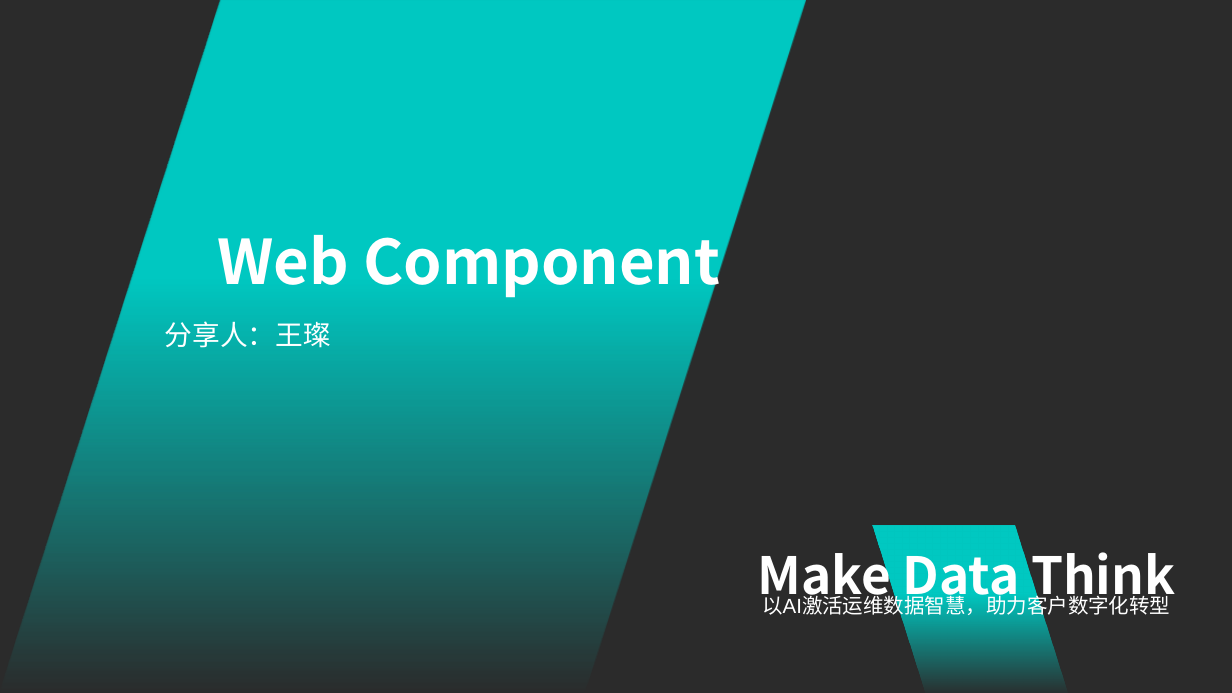
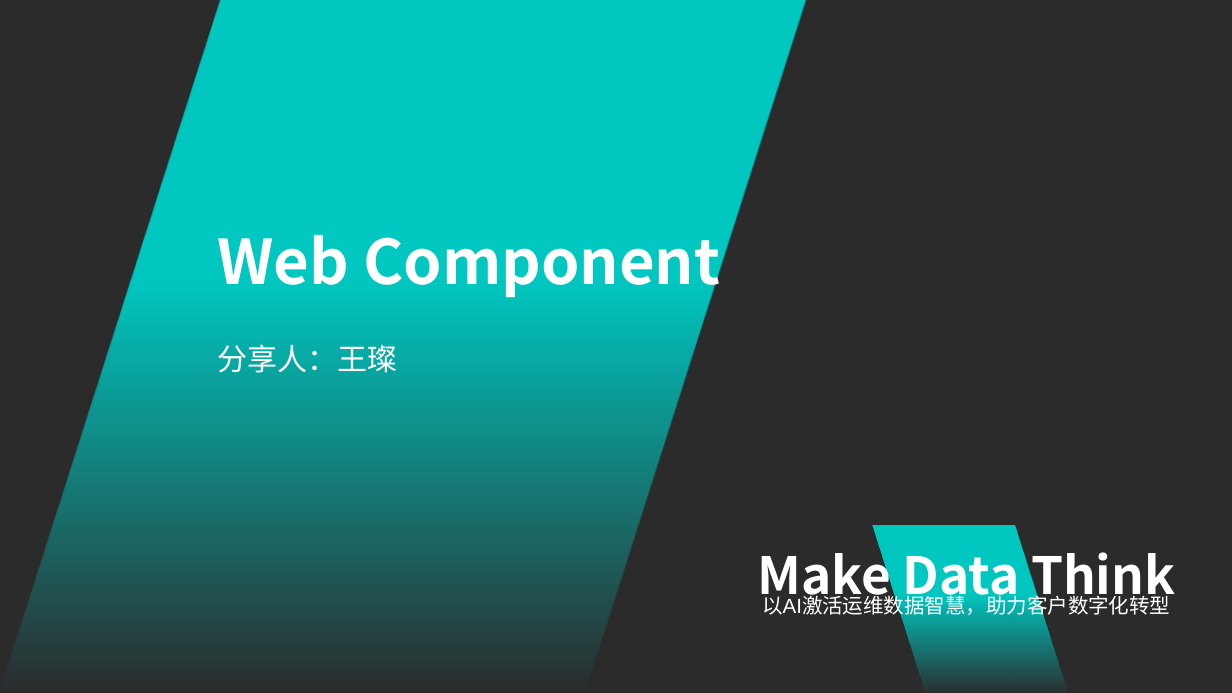
Before and after one commit to MusicTen/slidev-demo, a slide deck: slide 1 of web-component-王璨-2021年1月28日.pptx. Drawn at 1232x693 pixels with LibreOffice and Linux fonts; fonts in the diff are those of the drawing; background and template pictures are left out; a plain dark background stands for a picture behind light text. Boxes give left, top, right and bottom in pixels: in the first picture for what was removed or moved away, otherwise in the second. Text is boxed around its words. In the diff, an @@ line names an element or a change of style, - is before the commit and + after.

```diff
--- a/web-component-王璨-2021年1月28日.pptx
+++ b/web-component-王璨-2021年1月28日.pptx
@@ subtitle "分享人：王璨": place and size @@
-subtitle "分享人：王璨" at box(165, 321, 331, 348)
+subtitle "分享人：王璨" at box(217, 344, 397, 373)
@@ subtitle "分享人：王璨" at box(217, 344, 397, 373): size 21.6 to 23.4 pt @@
```
Also in this commit, not shown: 5 other slides changed, 1 other file.
